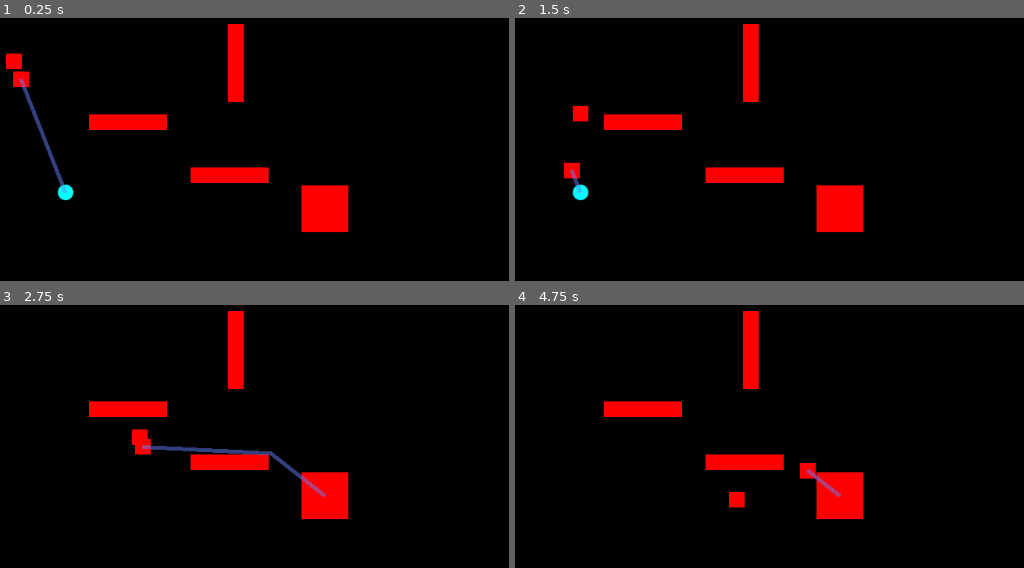
Above: before the commit, frames 1-4 (two rows, left to right).
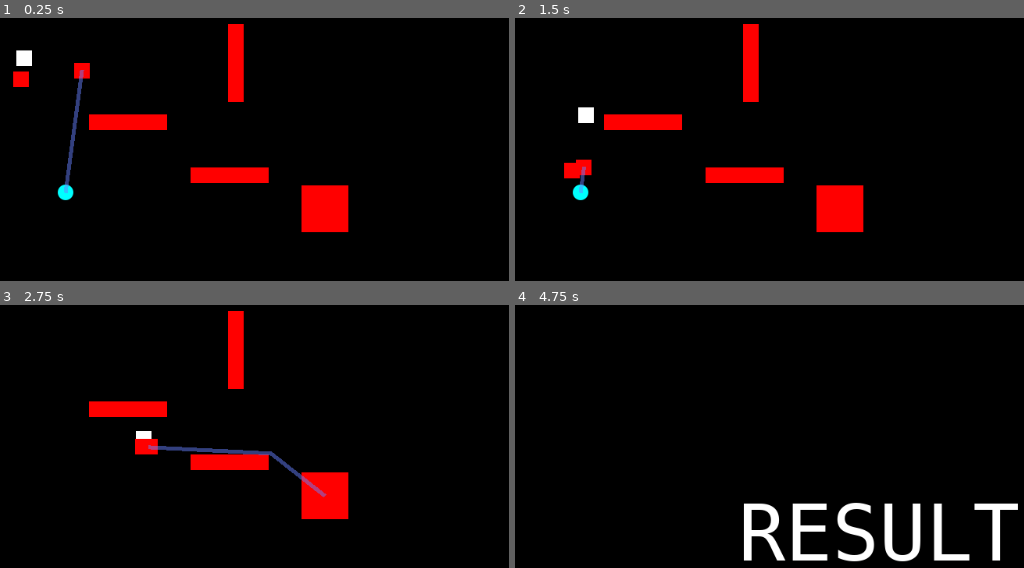
Above: after the commit, the same moments.

Repository: hsandt/bot-competition
Game: Godot game, scene res://Scenes/Arena.tscn
Same seed, same stepped clock (60 frames per second), same inputs: the game is played once before the commit and once after it.
Inputs (mouse positions are in pixels of both pictures, inside the frame that each line leads up to):
- Up to frame 1 (0.25 s): no input
- Up to frame 2 (1.5 s): move the mouse to (outside the picture) at 0.52 s; press the mouse at (outside the picture) at 0.53 s; hold Right (ui_right) 0.53-1.28 s; move the mouse to (718, 270) at 1.27 s; release the mouse at (718, 270) at 1.28 s; hold Down (ui_down) from 1.28 s (still down); click (718, 270) at 1.35 s
- Up to frame 3 (2.75 s): move the mouse to (442, 431) at 2.02 s; release Down (ui_down) at 2.03 s; press the mouse at (442, 431) at 2.03 s; hold Right (ui_right) from 2.03 s (still down)
- Up to frame 4 (4.75 s): move the mouse to (outside the picture) at 2.77 s; release Right (ui_right) at 2.78 s; release the mouse at (outside the picture) at 2.78 s; hold Up (ui_up) 2.78-3.53 s; click (outside the picture) at 2.85 s; move the mouse to (outside the picture) at 3.52 s; press the mouse at (outside the picture) at 3.53 s; hold Left (ui_left) from 3.53 s (still down); move the mouse to (637, 462) at 4.27 s; release the mouse at (637, 462) at 4.28 s; click (637, 462) at 4.35 s

The runs differ from the first frame. In frame 1, 1.3% of the frame differs, in the area x 1-18%, y 12-67%; in frame 2, 0.6%; in frame 3, 0.3%; in frame 4, 9.0%, in the area x 17-99%, y 2-98%.

Commit message:
[BOT] Added another bot, made playable character white to distinguish

Diff:
--- a/Scenes/Arena.tscn
+++ b/Scenes/Arena.tscn
@@ -25,6 +25,7 @@
 [node name="Camera2D" type="Camera2D" parent="."]
 
 [node name="Wall" type="StaticBody2D" parent="."]
+editor/display_folded = true
 position = Vector2( 210.188, 139.963 )
 __meta__ = {
 "_edit_group_": true
@@ -39,6 +40,7 @@
 shape = SubResource( 1 )
 
 [node name="Wall2" type="StaticBody2D" parent="."]
+editor/display_folded = true
 position = Vector2( 339.564, 208.326 )
 __meta__ = {
 "_edit_group_": true
@@ -53,6 +55,7 @@
 shape = SubResource( 1 )
 
 [node name="Wall3" type="StaticBody2D" parent="."]
+editor/display_folded = true
 position = Vector2( 347.65, 64.2488 )
 
 [node name="Sprite" type="Sprite" parent="Wall3"]
@@ -64,6 +67,7 @@
 shape = SubResource( 2 )
 
 [node name="Wall4" type="StaticBody2D" parent="."]
+editor/display_folded = true
 position = Vector2( 347.65, 64.2488 )
 
 [node name="Sprite" type="Sprite" parent="Wall4"]
@@ -101,7 +105,6 @@
 points = PoolVector2Array( -4.25176, -36.5185, 15.3859, -38.7147, 42.4985, -34.0783, 42.4985, 12.7738, 147.047, 262.694, 17.5397, 36.4439, -15.4009, 27.1711 )
 width = 5.0
 default_color = Color( 0.4, 0.501961, 1, 0.501961 )
-texture_mode = 91
 
 [node name="TileMap" type="TileMap" parent="."]
 tile_set = ExtResource( 6 )
@@ -114,3 +117,6 @@
 position = Vector2( 130, 230 )
 
 [node name="AICharacter" parent="." instance=ExtResource( 8 )]
+
+[node name="AICharacter2" parent="." instance=ExtResource( 8 )]
+position = Vector2( 155.629, 50.3311 )
--- a/Scenes/Prefabs/HumanCharacter.tscn
+++ b/Scenes/Prefabs/HumanCharacter.tscn
@@ -1,14 +1,53 @@
-[gd_scene load_steps=4 format=2]
+[gd_scene load_steps=7 format=2]
 
 [ext_resource path="res://Scripts/HumanCharacter.gd" type="Script" id=1]
 [ext_resource path="res://Graphics/Sprites/square_red.png" type="Texture" id=2]
 
 [sub_resource type="RectangleShape2D" id=1]
 
+[sub_resource type="VisualShaderNodeInput" id=3]
+output_port_for_preview = 0
+input_name = "color"
+
+[sub_resource type="VisualShader" id=4]
+code = "shader_type canvas_item;
+
+
+
+void vertex() {
+// Output:0
+
+}
+
+void fragment() {
+// Input:3
+	vec3 n_out3p0;
+	n_out3p0 = COLOR.rgb;
+
+// Output:0
+	COLOR.rgb = n_out3p0;
+
+}
+
+void light() {
+// Output:0
+
+}
+"
+graph_offset = Vector2( -132, -77.25 )
+mode = 1
+flags/light_only = false
+nodes/fragment/3/node = SubResource( 3 )
+nodes/fragment/3/position = Vector2( 80, 160 )
+nodes/fragment/connections = PoolIntArray( 3, 0, 0, 0 )
+
+[sub_resource type="ShaderMaterial" id=5]
+shader = SubResource( 4 )
+
 [node name="HumanCharacter" type="KinematicBody2D" groups=[
 "player",
 ]]
-position = Vector2( 64.0776, 62.2726 )
+position = Vector2( 76.6825, 58.2921 )
 collision_layer = 8
 collision_mask = 15
 script = ExtResource( 1 )
@@ -20,4 +59,5 @@
 shape = SubResource( 1 )
 
 [node name="Sprite" type="Sprite" parent="."]
+material = SubResource( 5 )
 texture = ExtResource( 2 )
